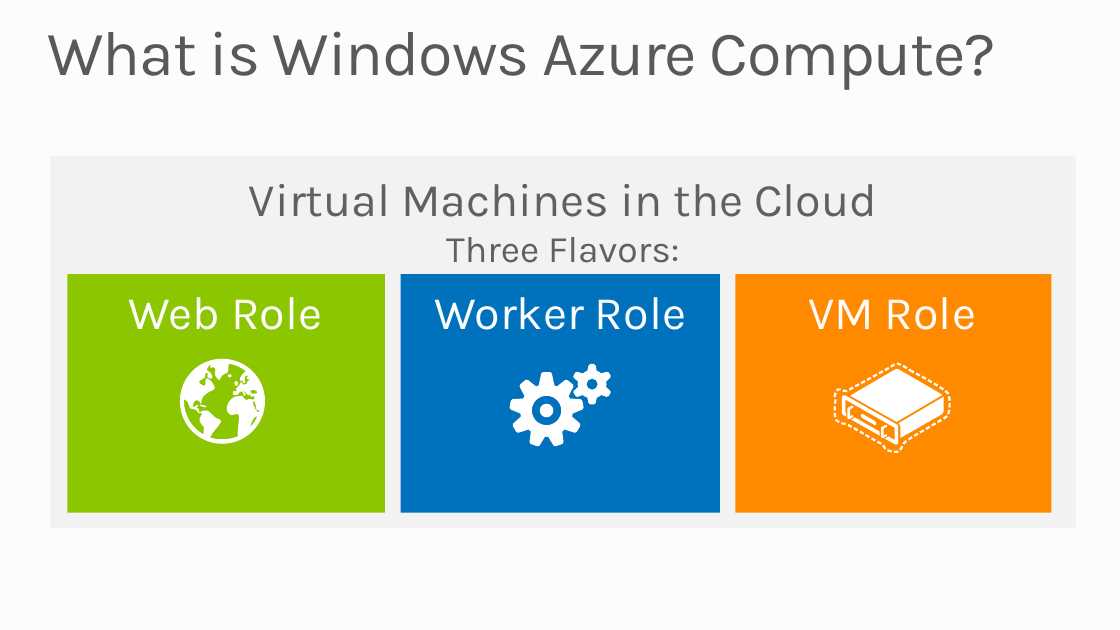
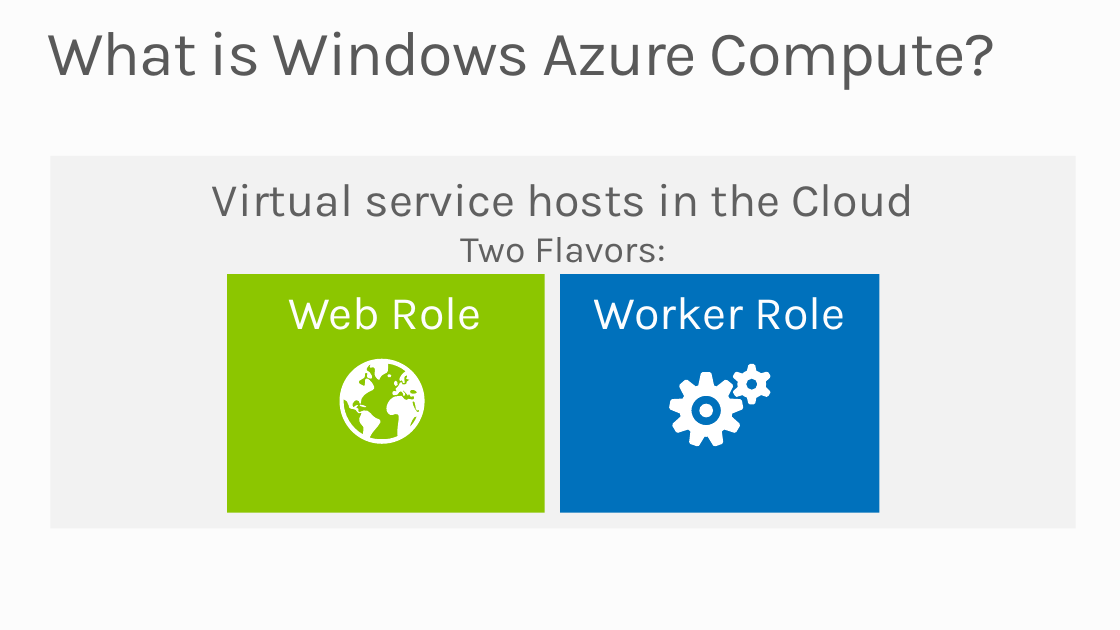
Before and after one commit to mwasham/WATK-Presentations, a slide deck: slide 4 of WindowsAzureCompute/WindowsAzureCompute.pptx. Drawn at 1120x630 pixels with LibreOffice and Linux fonts; fonts in the diff are those of the drawing; background and template pictures are left out. Boxes give left, top, right and bottom in pixels: in the first picture for what was removed or moved away, otherwise in the second. Text is boxed around its words. In the diff, an @@ line names an element or a change of style, - is before the commit and + after.

```diff
--- a/WindowsAzureCompute/WindowsAzureCompute.pptx
+++ b/WindowsAzureCompute/WindowsAzureCompute.pptx
@@ text at box(212, 184, 914, 263): text changed @@
-Virtual Machines in the Cloud
-Three Flavors:
+Virtual service hosts in the Cloud
+Two Flavors:
@@ rectangle removed at box(735, 274, 1051, 513) @@
@@ text removed at box(808, 297, 976, 330) @@
-VM Role
@@ 3 freeform shapes, 2 texts, 2 rectangles, 1 ellipse: place and size @@
-3 freeform shapes, 2 texts, 2 rectangles, 1 ellipse at box(67, 274, 720, 513)
+3 freeform shapes, 2 texts, 2 rectangles, 1 ellipse at box(227, 274, 880, 513)
@@ group removed at box(833, 363, 951, 453): 47 freeform shapes @@
```
Also in this commit, not shown: 2 other slides changed, 1 other file.
